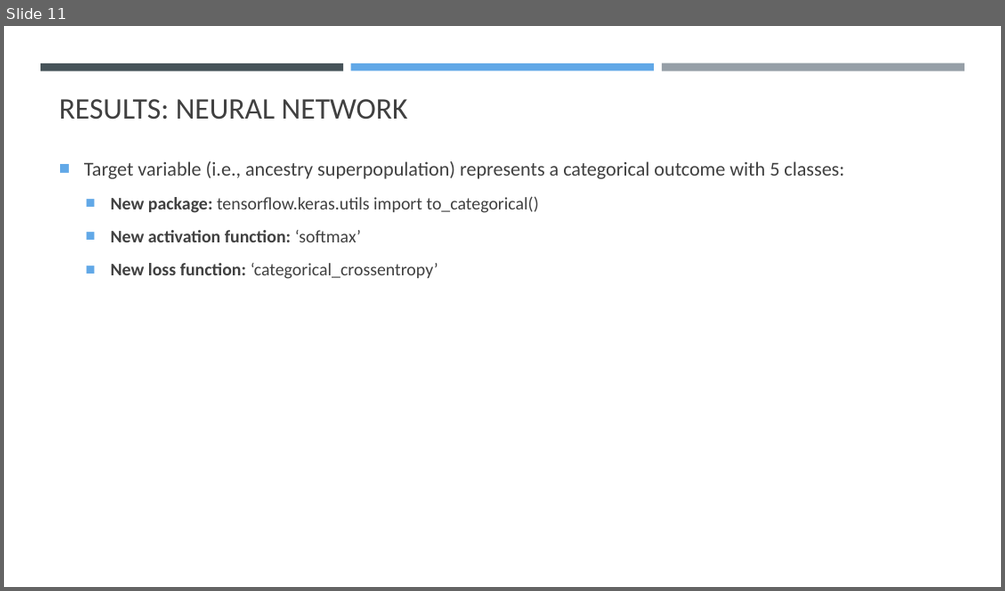
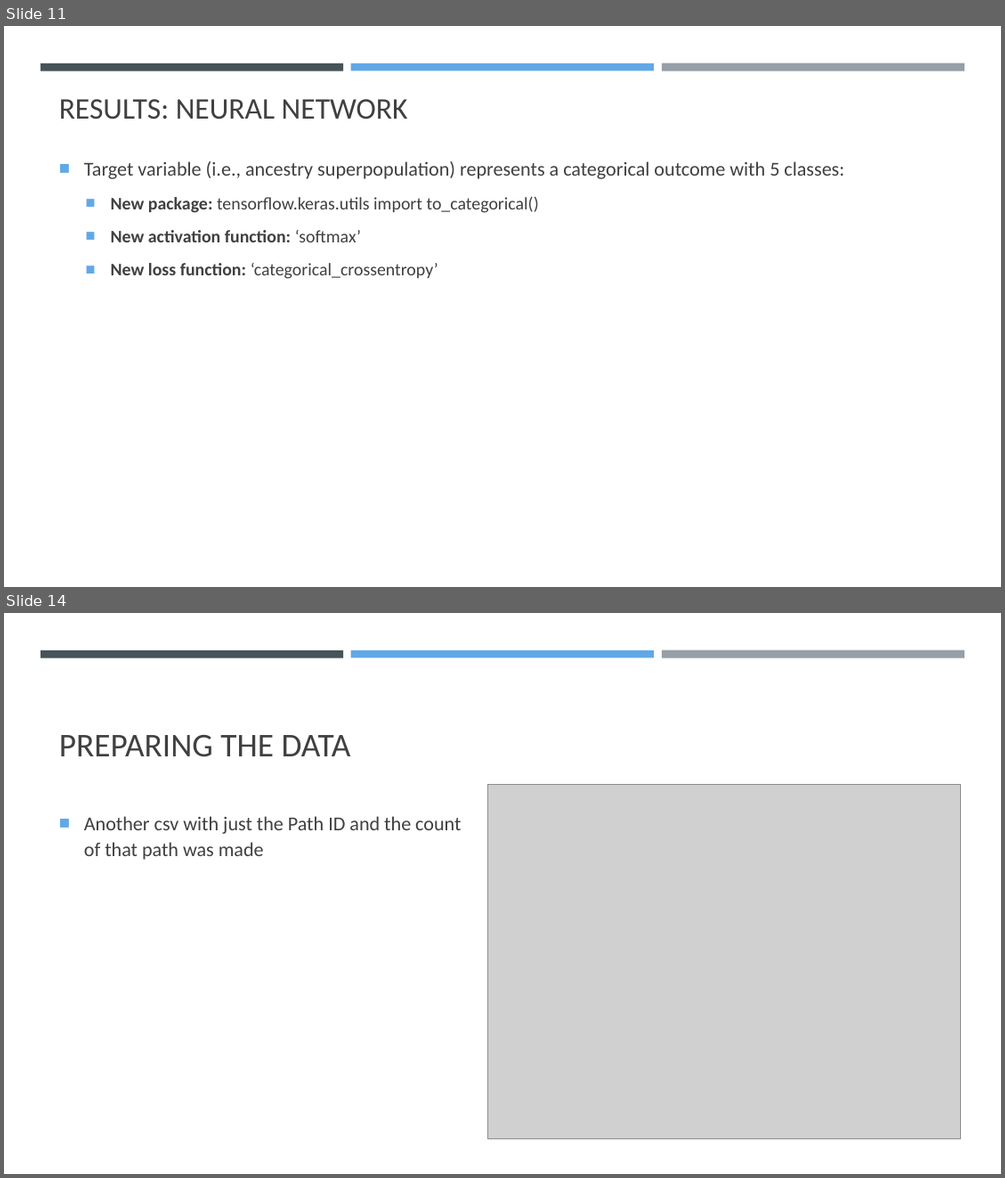
Before and after one commit to K-G-Witt/project4-team1, a slide deck: 1000genomes_Presentation.pptx. Shown one above the other, each under a label of ours: slide 11 before the commit, slides 11 and 14 after it; the slides between them are not shown. The pictures are 1005x591 and 1005x1178 pixels, drawn with LibreOffice and Linux fonts; fonts in the diff are those of the drawing; grey boxes stand for pictures. Boxes give left, top, right and bottom in pixels: in the first picture for what was removed or moved away, otherwise in the second. Text is boxed around its words. In the diff, an @@ line names an element or a change of style, - is before the commit and + after.

```diff
--- a/1000genomes_Presentation.pptx
+++ b/1000genomes_Presentation.pptx
@@ slide 14 added at [4, 613, 1001, 1174], background #FFFFFF; not listed: 3 template elements that a slide beside it also shows @@
@@ title added at [59, 734, 351, 757], 32 pt, text #404040 @@
+PREPARING THE DATA
@@ picture added at [488, 784, 961, 1139] @@
@@ text added at [84, 816, 461, 860], 19 pt, text #404040 @@
+■ Another csv with just the Path ID and the count of that path was made
```
Also in this commit, not shown: 4 other slides added, 1 other file.
